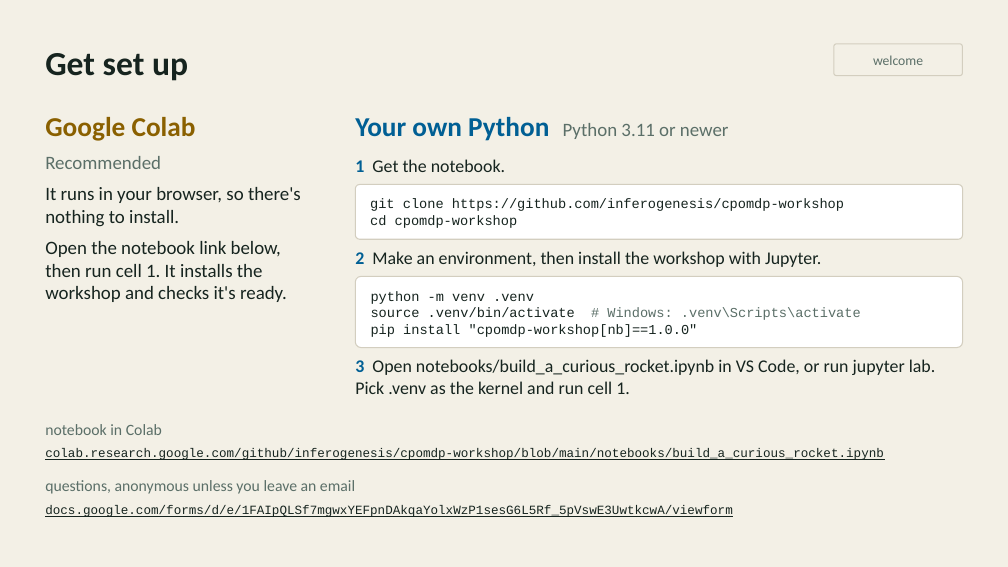
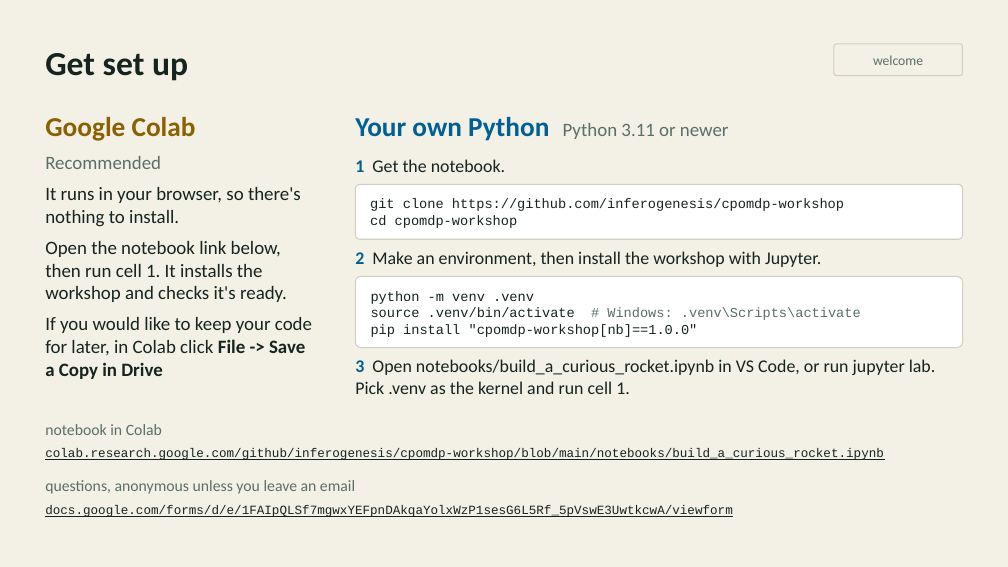
Before and after one commit to inferogenesis/cpomdp-workshop, a slide deck: slide 5 of deck/cpomdp_symposium_2026.pptx. Drawn at 1008x567 pixels with LibreOffice and Linux fonts; fonts in the diff are those of the drawing. Boxes give left, top, right and bottom in pixels: in the first picture for what was removed or moved away, otherwise in the second. Text is boxed around its words. In the diff, an @@ line names an element or a change of style, - is before the commit and + after.

```diff
--- a/deck/cpomdp_symposium_2026.pptx
+++ b/deck/cpomdp_symposium_2026.pptx
@@ text at box(45, 317, 312, 379): paragraph added @@
+If you would like to keep your code for later, in Colab click File -> Save a Copy in Drive
```
Also in this commit, not shown: 1 slide added, 2 slides removed, 4 other files.
